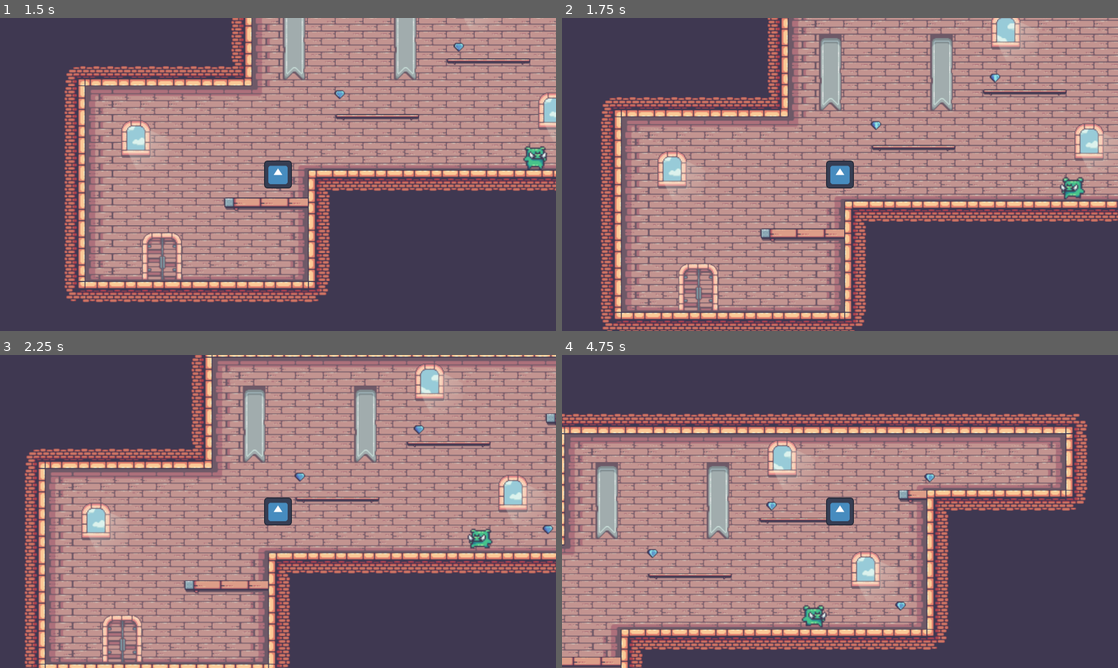
Above: before the commit, frames 1-4 (two rows, left to right).
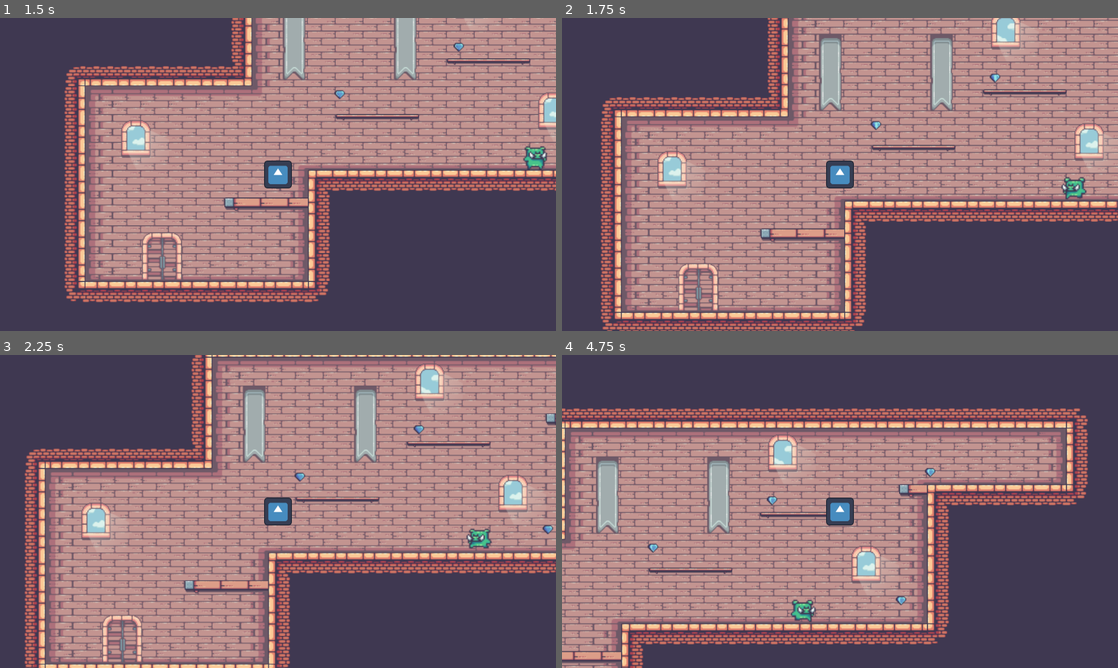
Above: after the commit, the same moments.

Repository: Filip2525/FestCoolHra
Game: Godot game, scene res://scenes/Level1.tscn
Two runs of this game, one before a commit and one after it. Both use one fixed random seed, a clock stepped at 60 frames per second and the inputs below. This scene is started directly instead of the project's main scene. The engine's default icon, where the game draws it, is replaced by a stand-in: a white triangle on a blue panel in a dark square.
Inputs:
- Up to frame 1 (1.5 s): tap Enter (ui_accept) at 0.5, 0.77 s; hold Right (ui_right) from 0.53 s (still down); tap Shift (SHIFT) at 0.6, 1.35 s
- Up to frame 2 (1.75 s): keep holding Right (ui_right); tap Enter (ui_accept) at 1.52 s
- Up to frame 3 (2.25 s): release Right (ui_right) at 2.03 s; hold Left (ui_left) from 2.03 s (still down); tap Shift (SHIFT) at 2.1 s
- Up to frame 4 (4.75 s): release Left (ui_left) at 2.78 s; hold Right (ui_right) 2.78-4.28 s; tap Shift (SHIFT) at 2.85, 3.6, 4.35 s; tap Enter (ui_accept) at 3.02, 3.77, 4.52 s; hold Left (ui_left) from 4.28 s (still down)

Frame 1 is identical in both runs. In frame 2, 0.2% of the frame differs, in the area x 89-95%, y 50-58%; in frame 3, 0.1%; in frame 4, 36%, in the area x 0-95%, y 17-100%.

Commit message:
Made enemy accelerate
enemy accelerates every time he starts chasing a player. you can set the acceelration rate and the maximum velocity with the exported variables. He stops completely when turning.

Diff:
--- a/festcoolhra/src/Enemy.gd
+++ b/festcoolhra/src/Enemy.gd
@@ -11,6 +11,8 @@
 
 @export var idle_speed = 40
 @export var speed = 75
+@export var acceleration = 2
+@export var max_speed = 200
 @export var gravity = 15
 var direction = Vector2(1, gravity)
 
@@ -19,6 +21,8 @@
 
 @export var detection_range = 250
 var player: CharacterBody2D
+
+@export var hp = 70
 
 func _ready() -> void:
 	idle_wait_timer.start()
@@ -39,12 +43,20 @@
 
 	if status == 1:
 		var distance_to_player_x = player.global_position.x - global_position.x
-		print(distance_to_player_x)
+		var prev_direction_x = direction.x
+
 		if distance_to_player_x > 0:
 			direction.x = 1
 		else:
 			direction.x = -1
-		velocity.x = direction.x * speed * delta * 60
+
+		if prev_direction_x != direction.x:
+			velocity.x = 0
+
+		if velocity.x == 0:
+			velocity.x = direction.x * speed * delta * 60
+		else:
+			velocity.x += direction.x * acceleration * delta * 60
 
 		if 1 > distance_to_player_x and distance_to_player_x > -1:
 			velocity.x = 0
@@ -57,6 +69,8 @@
 	turn()
 	detection_ray.target_position.x = detection_range * direction.x
 	move_and_slide()
+	print(velocity.x)
+	velocity.x = clamp(velocity.x, -1 * max_speed, max_speed)
 
 
 func turn():
